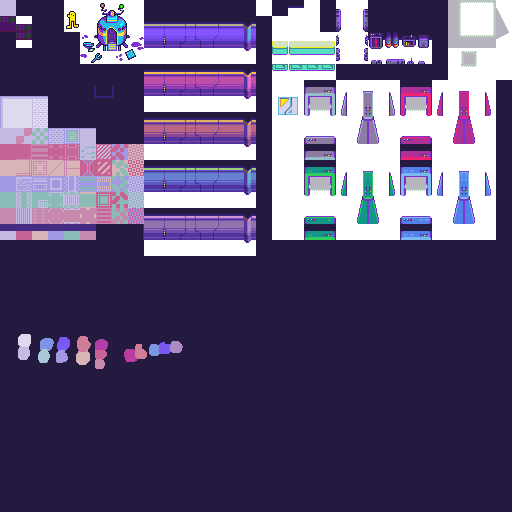
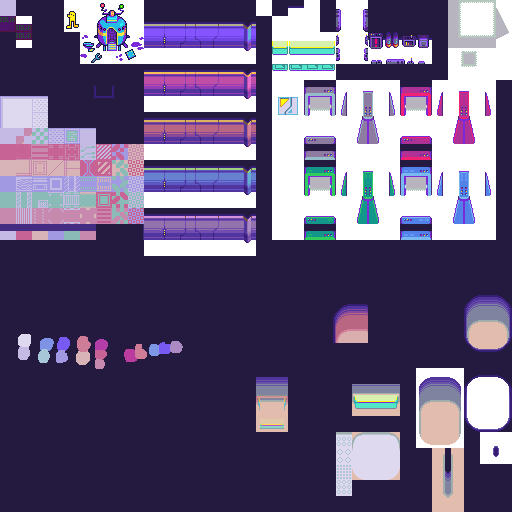
The second (512, 512) image is a revision of the first. Changes to its layers:
added layer "Layer 9" in group "BG" over [333, 304, 368, 343]
added group "Group 2" with 11 layers in group "BG" over [256, 300, 510, 512]
added layer "Layer 8" (luminosity) in group "Group 2" over [256, 320, 509, 512]
added group "Group 1" (50%) with 6 layers in group "Group 2" over [256, 300, 510, 512]
added layer "Layer 7" in group "Group 1" over [256, 322, 507, 512]
added layer "Layer 6" (42%) in group "Group 1" over [256, 304, 509, 495]
added layer "Layer 5" (66%) in group "Group 1" over [256, 322, 507, 512]
added layer "Layer 4" (color, 52%) in group "Group 1" over [256, 300, 510, 481]
added layer "Layer 3" (color) in group "Group 1" over [256, 300, 510, 512]
added layer "Layer 2" in group "Group 1" over [256, 391, 288, 429]
painted on "Layer 5 copy" over [256, 295, 512, 512]
painted on "Layer 0" over [352, 300, 512, 512]
